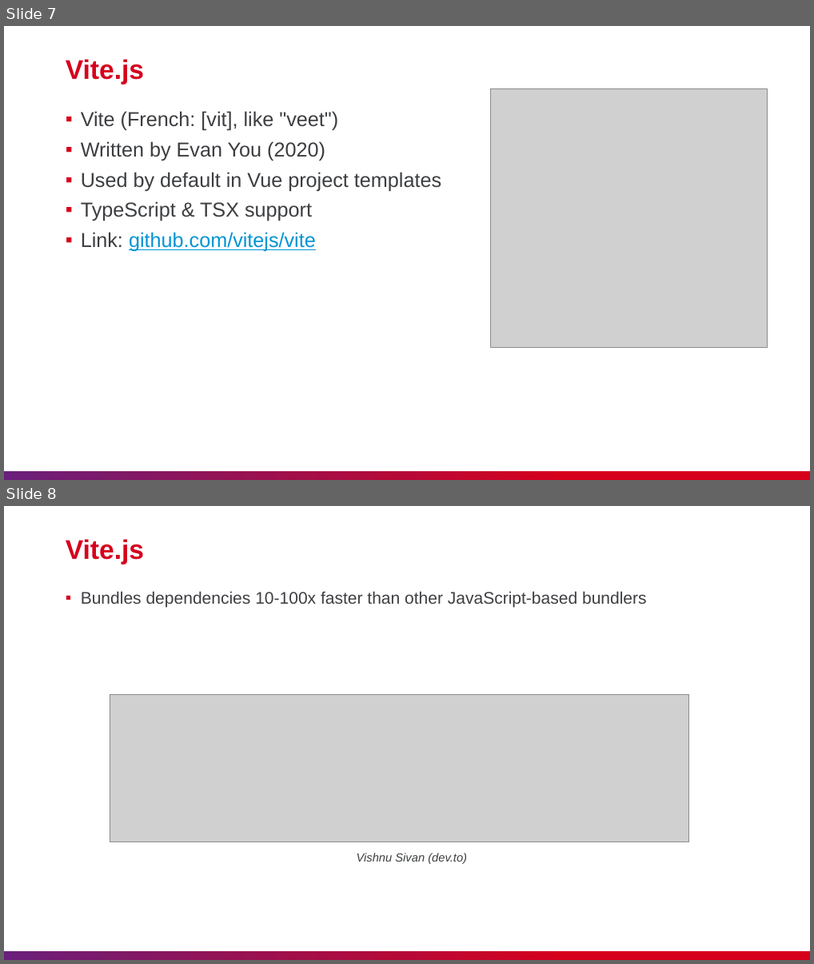
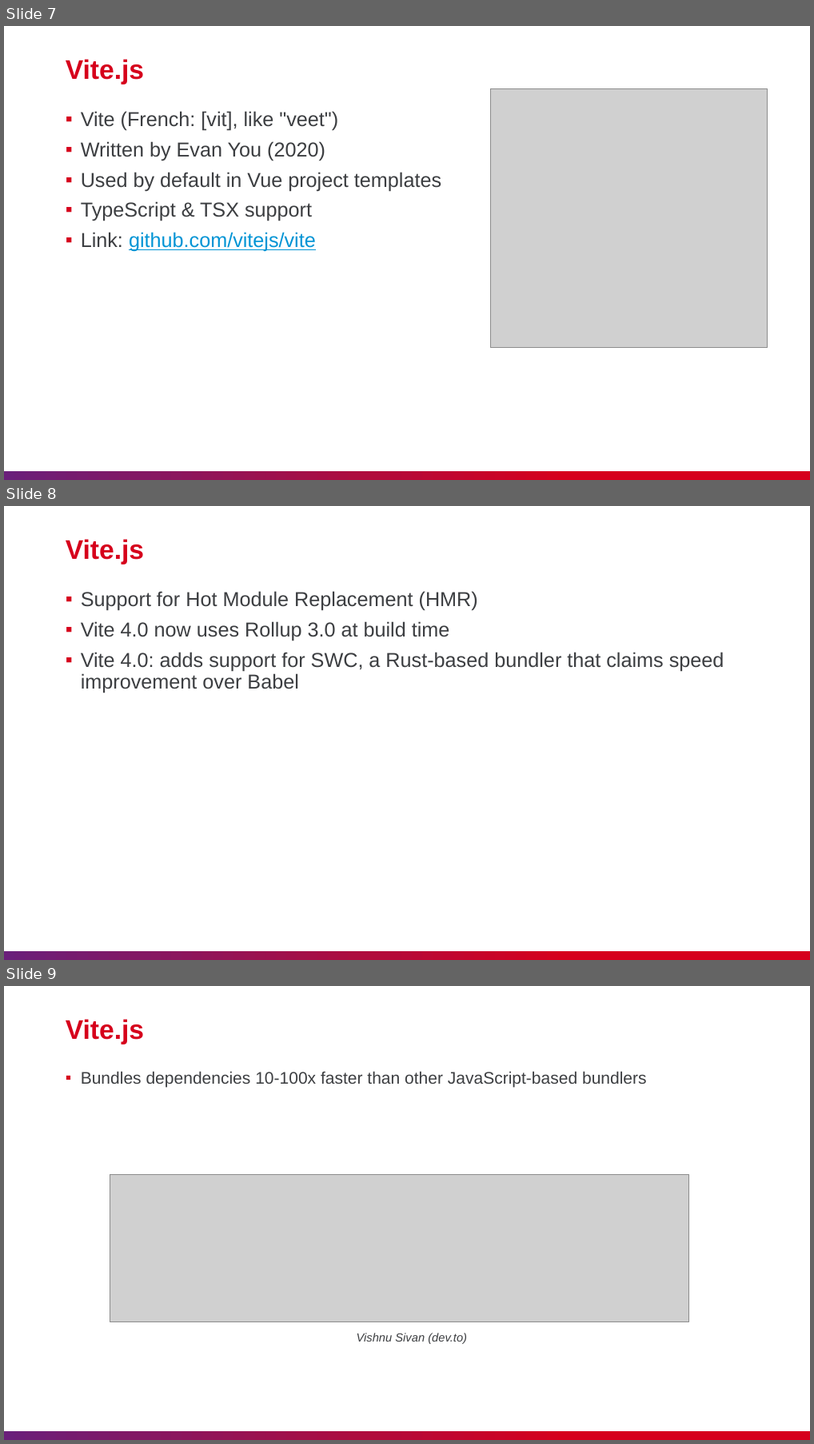
Before and after one commit to nashtech-garage/nodejs-vite-js_load_test, a slide deck: vite/slide/NT_Vitejs.pptx. Shown one above the other, each under a label of ours: slides 7 and 8 before the commit, slides 7, 8 and 9 after it. The pictures are 814x964 and 814x1444 pixels, drawn with LibreOffice and Linux fonts; fonts in the diff are those of the drawing; grey boxes stand for pictures. Boxes give left, top, right and bottom in pixels: in the first picture for what was removed or moved away, otherwise in the second. Text is boxed around its words. In the diff, an @@ line names an element or a change of style, - is before the commit and + after.

```diff
--- a/vite/slide/NT_Vitejs.pptx
+++ b/vite/slide/NT_Vitejs.pptx
@@ slide 8 added at (x1=4, y1=506, x2=810, y2=960), background #FFFFFF; not listed: 1 template element that a slide beside it also shows @@
@@ title added at (x1=66, y1=539, x2=144, y2=564), 32 pt, text #D6001C, bold @@
+Vite.js
@@ text added at (x1=81, y1=591, x2=725, y2=693), 24 pt, text #3C3E41 @@
+▪ Support for Hot Module Replacement (HMR)
+▪ Vite 4.0 now uses Rollup 3.0 at build time
+▪ Vite 4.0: adds support for SWC, a Rust-based bundler that claims speed improvement over Babel
@@ what was slide 8 is now slide 9 @@
```
Also in this commit, not shown: 1 slide changed, 10 other slides added, 4 other files.
